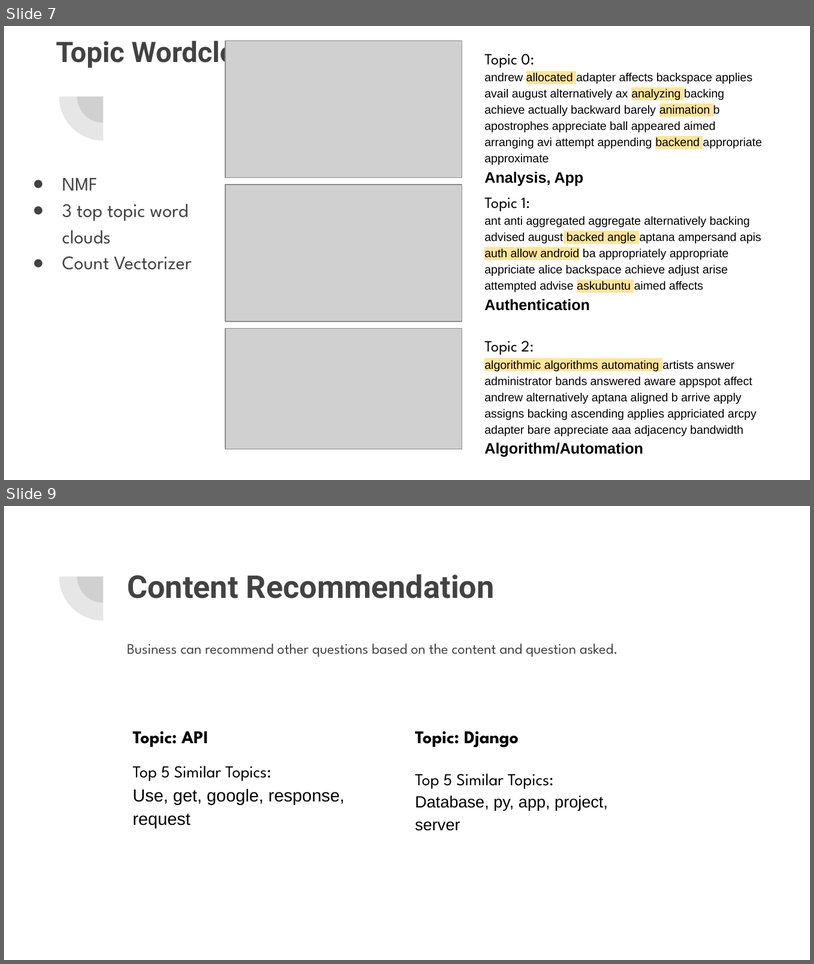
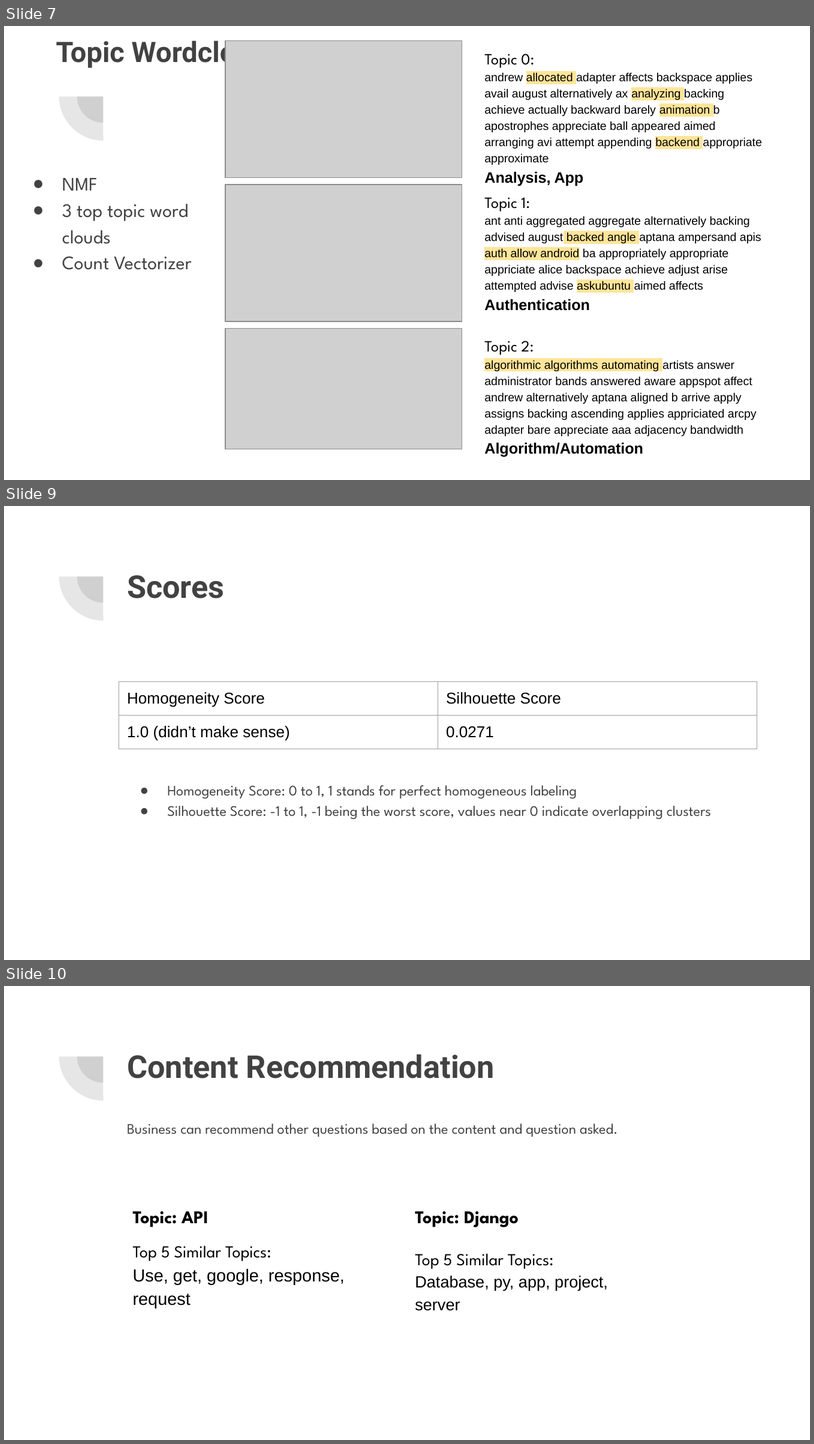
Before and after one commit to hancc1006/proj5-NLP, a slide deck: Stack Overflow Presentation PPTX.pptx. Shown one above the other, each under a label of ours: slides 7 and 9 before the commit, slides 7, 9 and 10 after it; the slides between them are not shown. The pictures are 814x964 and 814x1444 pixels, drawn with LibreOffice and Linux fonts; fonts in the diff are those of the drawing; grey boxes stand for pictures. Boxes give left, top, right and bottom in pixels: in the first picture for what was removed or moved away, otherwise in the second. Text is boxed around its words. In the diff, an @@ line names an element or a change of style, - is before the commit and + after.

```diff
--- a/Stack Overflow Presentation PPTX.pptx
+++ b/Stack Overflow Presentation PPTX.pptx
@@ slide 9 added at [4,506,810,960], background #FFFFFF; not listed: 2 template elements that a slide beside it also shows @@
@@ title added at [127,575,224,598], 28 pt, text #424242, bold @@
+Scores
@@ table added at [119,682,758,946], 2 rows, 2 columns @@
+Homogeneity Score | Silhouette Score
+1.0 (didn’t make sense) | 0.0271
@@ text added at [167,785,711,819], 13 pt, text #424242 @@
+● Homogeneity Score: 0 to 1, 1 stands for perfect homogeneous labeling
+● Silhouette Score: -1 to 1, -1 being the worst score, values near 0 indicate overlapping clusters
@@ what was slide 9 is now slide 10 @@
```
Also in this commit, not shown: 2 slides changed, 1 other slide added, 1 slide removed, 1 other file.
